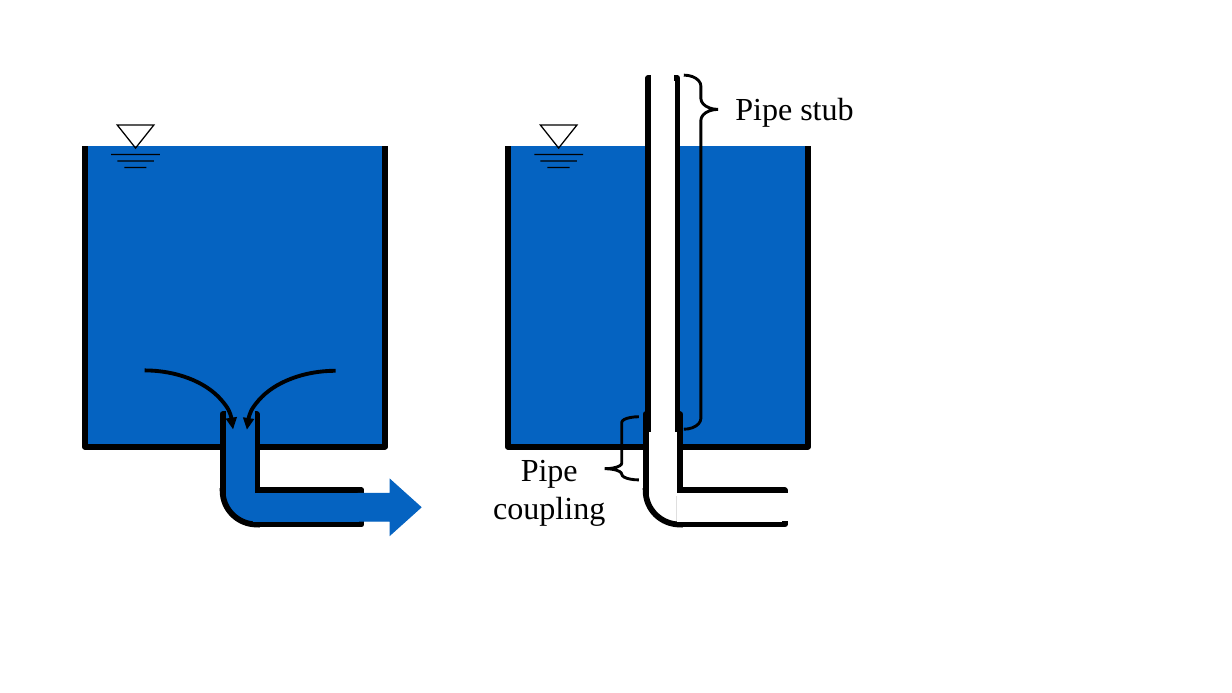
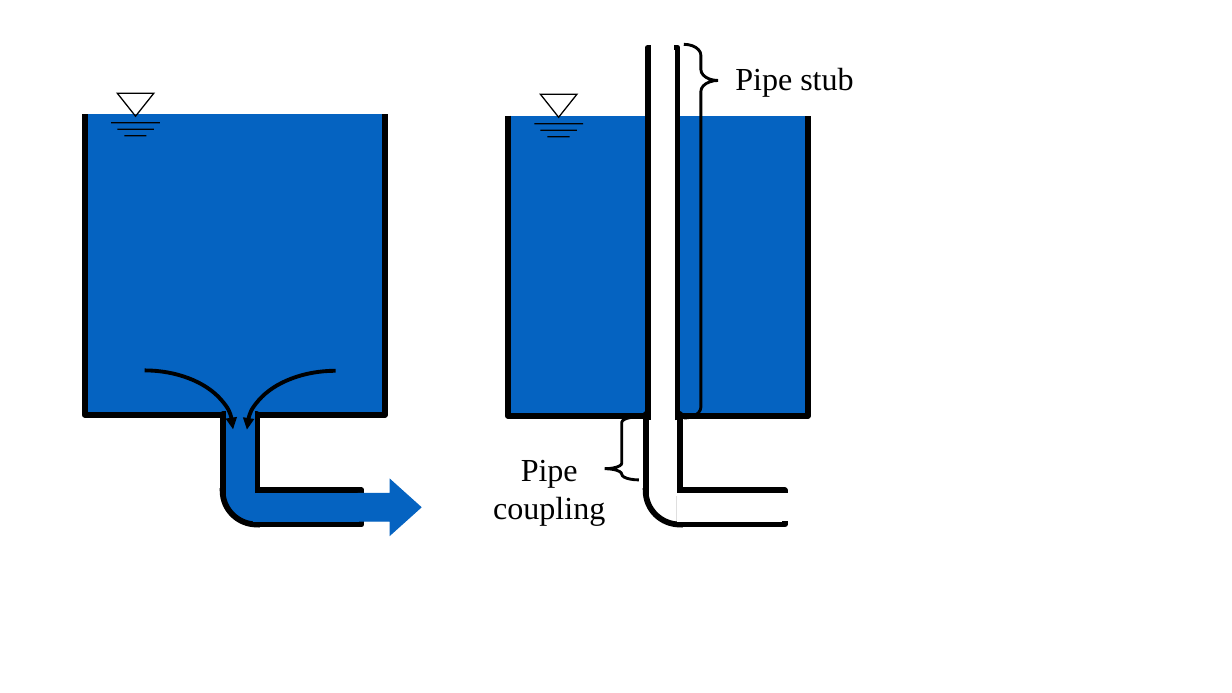
Before and after one commit to AguaClara/SWOT, a slide deck: slide 5 of Summary Sheets/Diagrams.pptx. Drawn at 1232x693 pixels with LibreOffice and Linux fonts; fonts in the diff are those of the drawing. Boxes give left, top, right and bottom in pixels: in the first picture for what was removed or moved away, otherwise in the second. Text is boxed around its words. In the diff, an @@ line names an element or a change of style, - is before the commit and + after.

```diff
--- a/Summary Sheets/Diagrams.pptx
+++ b/Summary Sheets/Diagrams.pptx
@@ freeform shape: place and size @@
-freeform shape at [648,79,677,432]
+freeform shape at [648,47,677,421]
@@ left brace: place and size @@
-left brace at [684,75,718,429]
+left brace at [684,44,718,419]
@@ 6 lines, 2 freeform shapes, 2 triangles, 1 text, 1 rectangle: place and size @@
-6 lines, 2 freeform shapes, 2 triangles, 1 text, 1 rectangle at [85,75,853,446]
+6 lines, 2 freeform shapes, 2 triangles, 1 text, 1 rectangle at [85,44,853,416]
```
Also in this commit, not shown: 1 slide added, 4 other files.
